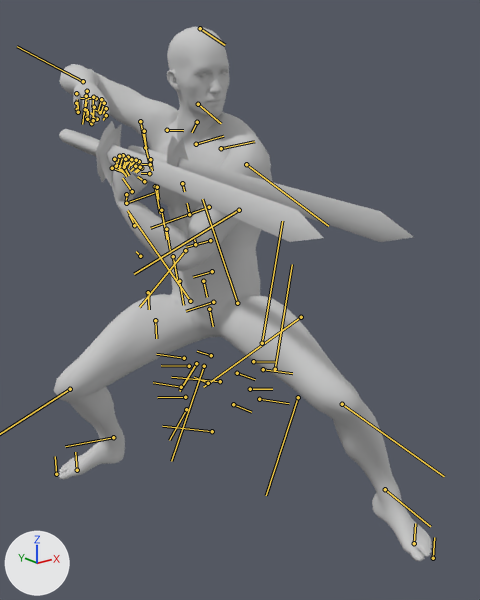
A saved change to the FBX model Character/Animation/Fbx/Idle/Anim_Weapon_3_R_TurnR90.FBX.
Camera for both pictures: a 50 mm camera at (-1.204, -1.586, 1.329) aimed at (-0.048, -0.141, 0.751). Arrows for +X, +Y and +Z are at lower left; the lights stay in place. Both versions are drawn at frame 57 of the action 'Take 001'; the numbers are the values there. The bones that bend it are drawn over the model as lines.

Names of what the first picture shows: 'Male_Body', 'Male_Eyeball', 'Male_Foot', 'Male_Hand', 'Male_Head', 'Male_Leg', 'Mesh_Wepaon_1_0_R', 'Mesh_Wepaon_1_0_R001'.
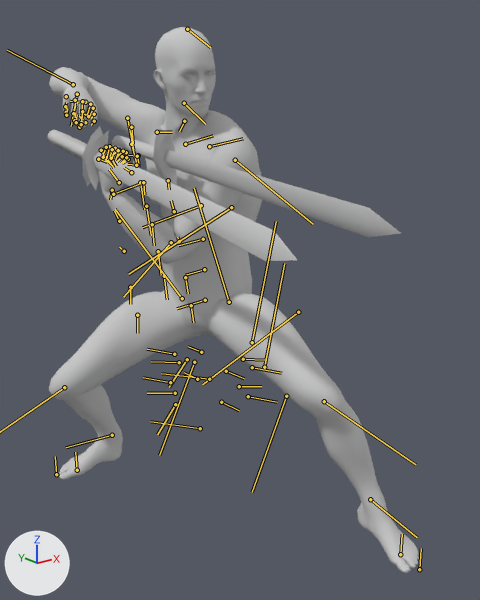
ob_point_take_l is not drawn itself; it is the parent of ob_mesh_wepaon_1_0_r.
ob_point_take_r is not drawn itself; it is the parent of ob_mesh_wepaon_1_0_r001.

Boxes [x1, y1, x2, y2] around the edits, measured in the pictures (480 x 600 px):
'Male_Leg', posed
    before: [54, 273, 393, 488]
    after: [49, 271, 378, 496]
'Male_Body', posed
    before: [59, 64, 272, 277]
    after: [49, 67, 262, 276]
'Mesh_Wepaon_1_0_R001', posed (11% taller)
    before: [59, 121, 323, 242]
    after: [48, 126, 297, 261]
'Male_Head', posed
    before: [164, 27, 233, 201]
    after: [154, 27, 218, 184]
'Mesh_Wepaon_1_0_R', posed
    before: [127, 135, 413, 242]
    after: [112, 126, 401, 237]
'Male_Foot', posed (12% taller)
    before: [58, 430, 432, 561]
    after: [58, 426, 419, 573]
'Male_Hand', posed (8% shorter)
    before: [73, 76, 149, 221]
    after: [63, 79, 140, 212]
'Male_Eyeball', posed
    before: [199, 71, 226, 76]
    after: [185, 72, 212, 77]
'Male_Eyelash', posed
    before: [197, 70, 229, 77]
    after: [182, 71, 214, 78]
bone 'Bip001 Spine', root to tip
    before: (212, 271) to (193, 277)
    after: (204, 269) to (185, 275)
bone 'Bip001 Spine2', root to tip
    before: (209, 207) to (150, 228)
    after: (201, 205) to (142, 227)
bone 'Bip001 Head', root to tip
    before: (198, 104) to (221, 123)
    after: (184, 103) to (205, 124)
bone 'Bip001 L UpperArm', root to tip
    before: (246, 164) to (328, 226)
    after: (235, 160) to (313, 224)
bone 'Bip001 L Hand', root to tip
    before: (126, 203) to (154, 193)
    after: (113, 194) to (140, 183)
bone 'Bip001 R UpperArm', root to tip
    before: (167, 130) to (183, 130)
    after: (157, 132) to (172, 132)
bone 'Bip001 R Forearm', root to tip
    before: (83, 81) to (17, 46)
    after: (73, 84) to (7, 50)
bone 'Bip001 R Hand', root to tip
    before: (87, 91) to (82, 124)
    after: (77, 94) to (71, 126)
bone 'Bip001 R Thigh', root to tip
    before: (190, 301) to (127, 210)
    after: (182, 298) to (115, 209)
bone 'Bip001 R Foot', root to tip
    before: (113, 437) to (65, 446)
    after: (112, 435) to (66, 447)
bone 'Bip001 L Thigh', root to tip
    before: (237, 303) to (202, 199)
    after: (229, 302) to (194, 188)
bone 'Bip001 L Calf', root to tip
    before: (342, 404) to (444, 476)
    after: (324, 401) to (415, 464)
bone 'Bip001 L Foot', root to tip
    before: (385, 489) to (430, 526)
    after: (370, 499) to (417, 537)

What changed in the scene script:
```text
Change bone_rig_object:
    where bone_rig_object = bpy.data.objects['Bip001']  # the whole rig 'Bip001'
    bone_rig_object.location: (-7.508, 2.563, 67.684) -> (-10.767, 1.819, 67.806)
    bone_rig_object.rotation_euler: (0.105, -0.122, -1.257) -> (0.0698, -0.122, -1.257)  # degrees (6, -7, -72) -> degrees (4, -7, -72)
Change bone_bip001_spine:
    where bone_bip001_spine = bpy.data.objects['Bip001'].pose.bones['Bip001 Spine']  # child of 'Bip001 Pelvis'
    bone_bip001_spine.rotation_quaternion: (0.998, -0.06, -0.014, 0.012) -> (0.998, -0.061, 0.003, 0.011)  # degrees (-7, -1, 1) -> degrees (-7, 0, 1)
Change bone_bip001_spine2:
    where bone_bip001_spine2 = bpy.data.objects['Bip001'].pose.bones['Bip001 Spine2']  # child of 'Bip001 Spine1'
    bone_bip001_spine2.rotation_quaternion: (0.994, -0.023, -0.045, 0.095) -> (0.994, -0.028, -0.019, 0.102)  # degrees (-3, -5, 11) -> degrees (-3, -2, 12)
Change bone_bip001_head:
    where bone_bip001_head = bpy.data.objects['Bip001'].pose.bones['Bip001 Head']  # child of 'Bip001 Neck'
    bone_bip001_head.rotation_quaternion: (0.932, 0.359, -0.02, -0.039) -> (0.934, 0.353, -0.057, -0.012)  # degrees (42, 0, -5) -> degrees (42, -6, -4)
Change bone_bip001_l_upperarm:
    where bone_bip001_l_upperarm = bpy.data.objects['Bip001'].pose.bones['Bip001 L UpperArm']  # child of 'Bip001 L Clavicle'
    bone_bip001_l_upperarm.rotation_quaternion: (0.833, 0.189, 0.346, -0.389) -> (0.816, 0.152, 0.379, -0.408)  # degrees (4, 46, -48) -> degrees (-5, 48, -56)
Change bone_bip001_l_hand:
    where bone_bip001_l_hand = bpy.data.objects['Bip001'].pose.bones['Bip001 L Hand']  # child of 'Bip001 L Forearm'
    bone_bip001_l_hand.rotation_quaternion: (0.692, -0.553, 0.462, -0.048) -> (0.7, -0.55, 0.453, -0.058)  # degrees (-93, 36, -45) -> degrees (-91, 35, -45)
Change bone_bip001_r_upperarm:
    where bone_bip001_r_upperarm = bpy.data.objects['Bip001'].pose.bones['Bip001 R UpperArm']  # child of 'Bip001 R Clavicle'
    bone_bip001_r_upperarm.rotation_quaternion: (0.884, 0.04, 0.356, -0.3) -> (0.866, 0.034, 0.379, -0.324)  # degrees (-11, 41, -42) -> degrees (-15, 43, -47)
Change bone_bip001_r_forearm:
    where bone_bip001_r_forearm = bpy.data.objects['Bip001'].pose.bones['Bip001 R Forearm']  # child of 'Bip001 R UpperArm'
    bone_bip001_r_forearm.rotation_quaternion: (0.655, 0.0, 0.0, -0.756) -> (0.663, 0.0, 0.0, -0.749)  # degrees (0, 0, -98) -> degrees (0, 0, -97)
Change bone_bip001_r_hand:
    where bone_bip001_r_hand = bpy.data.objects['Bip001'].pose.bones['Bip001 R Hand']  # child of 'Bip001 R Forearm'
    bone_bip001_r_hand.rotation_quaternion: (0.947, 0.283, -0.099, -0.114) -> (0.957, 0.258, -0.094, -0.098)  # degrees (34, -7, -16) -> degrees (31, -7, -14)
Change bone_bip001_r_thigh:
    where bone_bip001_r_thigh = bpy.data.objects['Bip001'].pose.bones['Bip001 R Thigh']  # child of 'Bip001 Pelvis'
    bone_bip001_r_thigh.rotation_quaternion: (0.881, 0.053, -0.267, 0.387) -> (0.891, 0.062, -0.244, 0.378)  # degrees (-8, -31, 50) -> degrees (-5, -29, 47)
Change bone_bip001_r_calf:
    where bone_bip001_r_calf = bpy.data.objects['Bip001'].pose.bones['Bip001 R Calf']  # child of 'Bip001 R Thigh'
    bone_bip001_r_calf.rotation_quaternion: (0.758, 0.0, 0.0, -0.652) -> (0.753, 0.0, 0.0, -0.658)  # degrees (0, 0, -81) -> degrees (0, 0, -82)
Change bone_bip001_r_foot:
    where bone_bip001_r_foot = bpy.data.objects['Bip001'].pose.bones['Bip001 R Foot']  # child of 'Bip001 R Calf'
    bone_bip001_r_foot.rotation_quaternion: (0.96, -0.125, 0.201, 0.149) -> (0.945, -0.198, 0.185, 0.181)  # degrees (-12, 25, 15) -> degrees (-20, 25, 17)
Change bone_bip001_r_toe0:
    where bone_bip001_r_toe0 = bpy.data.objects['Bip001'].pose.bones['Bip001 R Toe0']  # child of 'Bip001 R Foot'
    bone_bip001_r_toe0.rotation_quaternion: (1.0, 0.0, 0.0, 0.0) -> (0.998, 0.0, -0.057, 0.0)  # degrees (0, 0, 0) -> degrees (0, -7, 0)
Change bone_bip001_l_thigh:
    where bone_bip001_l_thigh = bpy.data.objects['Bip001'].pose.bones['Bip001 L Thigh']  # child of 'Bip001 Pelvis'
    bone_bip001_l_thigh.rotation_quaternion: (0.858, -0.226, 0.314, 0.337) -> (0.843, -0.224, 0.306, 0.383)  # degrees (-14, 44, 37) -> degrees (-11, 43, 44)
Change bone_bip001_l_calf:
    where bone_bip001_l_calf = bpy.data.objects['Bip001'].pose.bones['Bip001 L Calf']  # child of 'Bip001 L Thigh'
    bone_bip001_l_calf.rotation_quaternion: (0.854, 0.0, 0.0, -0.52) -> (0.863, 0.0, 0.0, -0.505)  # degrees (0, 0, -63) -> degrees (0, 0, -61)
Change bone_bip001_l_foot:
    where bone_bip001_l_foot = bpy.data.objects['Bip001'].pose.bones['Bip001 L Foot']  # child of 'Bip001 L Calf'
    bone_bip001_l_foot.rotation_quaternion: (0.969, 0.086, -0.141, -0.186) -> (0.969, 0.045, -0.096, -0.224)  # degrees (13, -14, -23) -> degrees (8, -10, -27)
```
